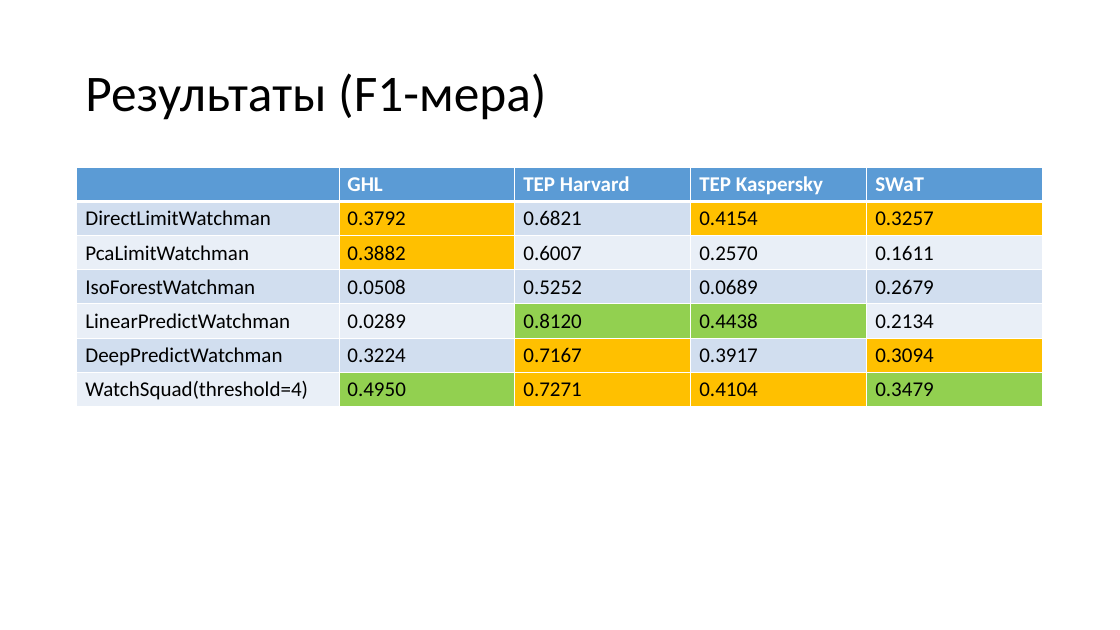
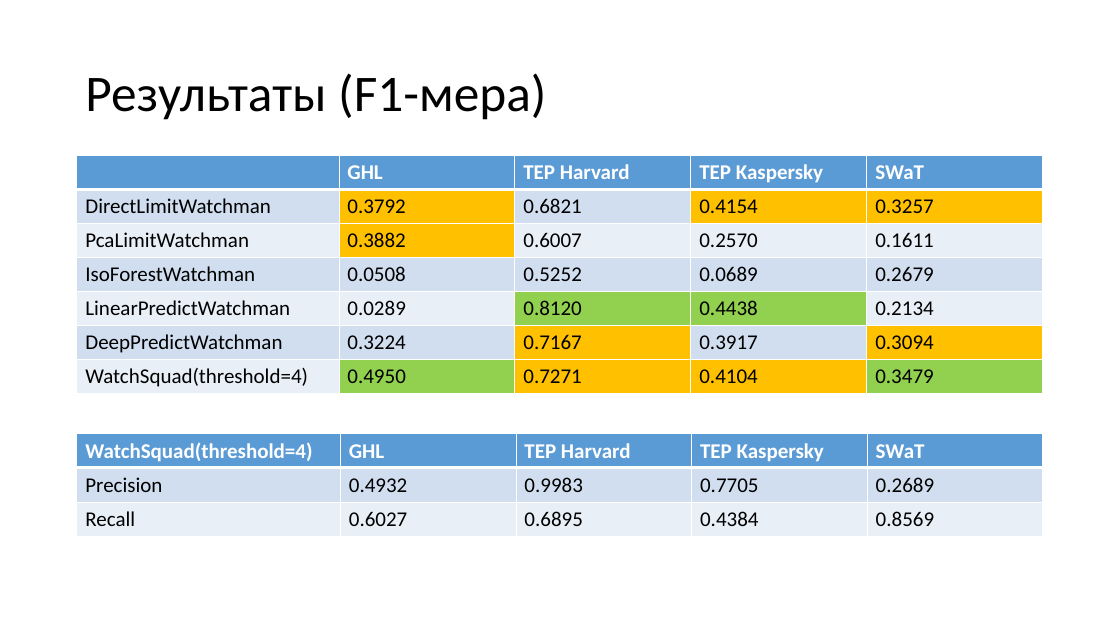
Before and after one commit to sau114/skillfactory_rds, a slide deck: slide 24 of module_final/story.pptx (slide 19 before the commit). Drawn at 1120x630 pixels with LibreOffice and Linux fonts; fonts in the diff are those of the drawing. Boxes give left, top, right and bottom in pixels: in the first picture for what was removed or moved away, otherwise in the second. Text is boxed around its words. In the diff, an @@ line names an element or a change of style, - is before the commit and + after.

```diff
--- a/module_final/story.pptx
+++ b/module_final/story.pptx
@@ table: place and size @@
-table at (77,168,1045,407)
+table at (77,155,1045,394)
@@ table added at (77,434,1044,537), 3 rows, 5 columns @@
+WatchSquad(threshold=4) | GHL | TEP Harvard | TEP Kaspersky | SWaT
+Precision | 0.4932 | 0.9983 | 0.7705 | 0.2689
+Recall | 0.6027 | 0.6895 | 0.4384 | 0.8569
```
Also in this commit, not shown: 16 other slides changed, 8 slides added, 1 slide removed, 2 other files.
